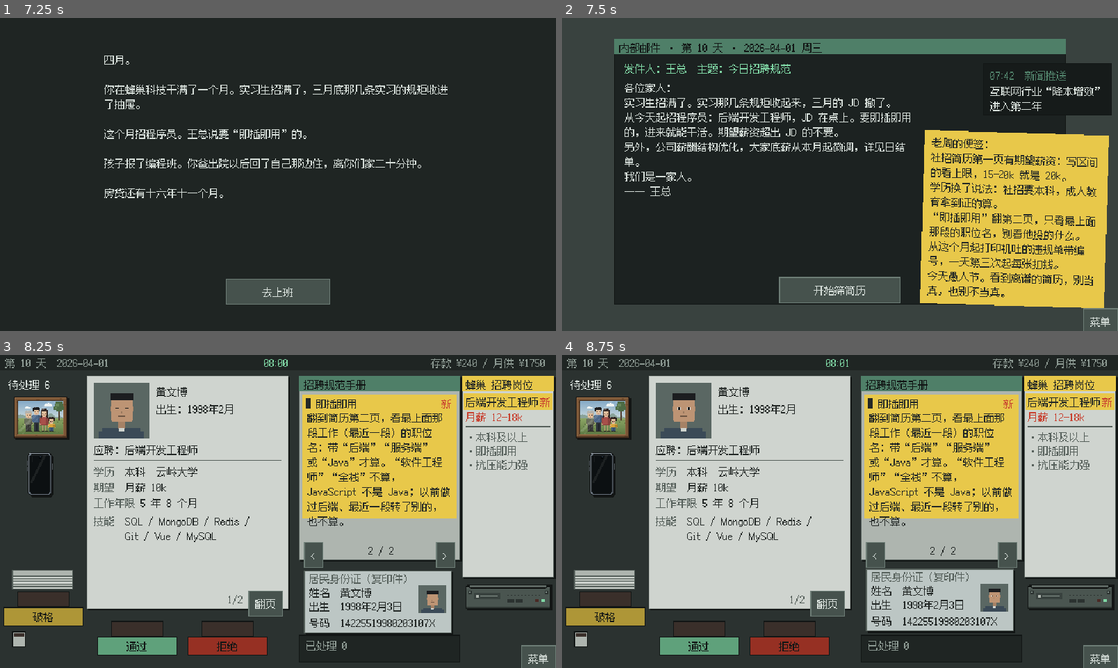
Above: before the commit, frames 1-4 (two rows, left to right).
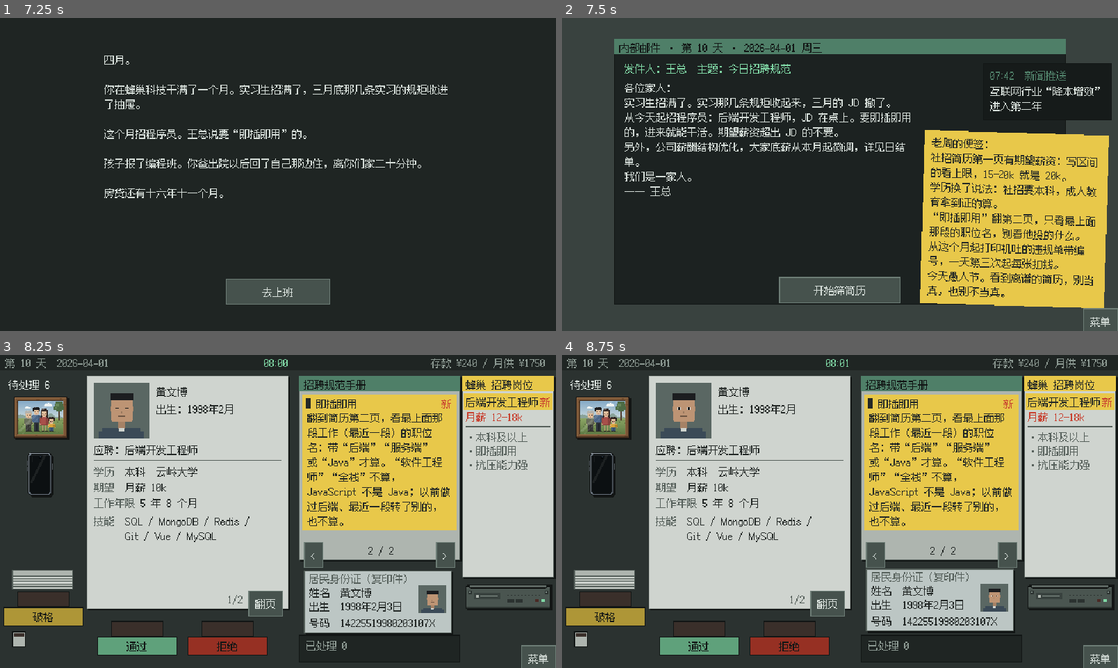
Above: after the commit, the same moments.

Repository: lyujames/hr-exe
Game: Godot game, scene res://scenes/Main.tscn
Same seed, same stepped clock (60 frames per second), same inputs: the game is played once before the commit and once after it.
Inputs:
- Up to frame 1 (7.25 s): click "从第二个月开始" at 0.5 s; click "从第二个月开始" at 1.25 s; click "从第一个月开始" at 2 s; click "从第一个月开始" at 2.75 s; click "收进了抽屉" at 3.5 s; click "退了回去" at 4.25 s; click "让他投个简历试试" at 5 s; click "我也说不上话" at 5.75 s; click "继续" at 6.5 s
- Up to frame 2 (7.5 s): click "去上班" at 7.25 s
- Up to frame 3 (8.25 s): click "开始筛简历" at 8 s
- Up to frame 4 (8.75 s): no input

Frame 1 is identical in both runs. In frame 2, 0.1% of the frame differs, in the area x 90-99%, y 31-33%; in frame 3, 1.0%, in the area x 54-83%, y 52-56%; in frame 4, 1.0%.

Commit message:
Month-2 playtest: rulebook paginates by height, news push fits its text
- Rulebook lays out by the real line height: as many rules per page as fit,
  long rules move whole to the next page, only rules taller than a page split
  (evenly, titled "续"); text no longer runs under the page buttons
- Morning news push box grows with the headline's line count

Co-Authored-By: Claude Opus 5.5 <noreply@anthropic.com>

Diff:
--- a/playtest_month2/game/scripts/screens/MailScreen.gd
+++ b/playtest_month2/game/scripts/screens/MailScreen.gd
@@ -63,7 +63,9 @@
 func _show_push(text: String, fade := false) -> void:
 	var phone := UI.panel(self, Rect2(418, 52, 148, 60), Color("161b1a"), UI.BLACK)
 	UI.label(phone, "07:42　新闻推送", Vector2(8, 6), UI.GREEN_DIM)
-	UI.label(phone, text, Vector2(8, 24), UI.TEXT, 132)
+	var body := UI.label(phone, text, Vector2(8, 24), UI.TEXT, 132)
+	# 标题长了折三四行：框跟着字撑高，底下留一点边
+	phone.size.y = maxf(60.0, 24.0 + body.get_line_count() * (body.get_line_height() + 1) + 8.0)
 	var tween := create_tween()
 	tween.tween_property(phone, "position:x", 418.0, 0.3).from(640.0).set_trans(Tween.TRANS_QUAD)
 	if fade:
--- a/playtest_month2/game/scripts/ui/Rulebook.gd
+++ b/playtest_month2/game/scripts/ui/Rulebook.gd
@@ -1,12 +1,20 @@
 class_name Rulebook extends DraggableDoc
-## 规则手册：每页两条，新规则带便利贴高亮，打开时停在最新一页。
+## 规则手册：按字数排版，一页放得下几条放几条，长的接到下一页，翻页按钮和页码上面不压字。
+## 新规则带便利贴高亮，打开时停在最新那条。
 
 const SIZE := Vector2(186, 212)
-const PER_PAGE := 2
+## 正文从标题栏下面开始，到翻页按钮上面为止
+const TOP := 24.0
+const BOTTOM := 186.0
+const GAP := 4.0
+## 标题一行占的高度，正文底下留的边
+const TITLE_H := 16.0
+const PAD := 4.0
 
 var page := 0
 var _content: Control
 var _page_label: Label
+var _pages: Array = []
 
 
 func setup() -> void:
@@ -21,12 +29,73 @@
 	UI.button(self, "<", Rect2(6, 191, 22, 17), func() -> void: _turn(-1))
 	UI.button(self, ">", Rect2(158, 191, 22, 17), func() -> void: _turn(1))
 	_page_label = UI.label(self, "", Vector2(80, 193), UI.INK)
-	page = _page_count() - 1
+	_paginate()
+	page = _newest_page()
 	_render()
 
 
 func _page_count() -> int:
-	return ceili(float(RuleEngine.active_rules.size()) / PER_PAGE)
+	return maxi(1, _pages.size())
+
+
+## 按真实行高排版：一页放得下几条放几条；一条太长放不下，剩下的行接到下一页（标题写“续”）。
+## 每页是一串片段 {rule, from, count}：从第 from 行起显示 count 行。
+func _paginate() -> void:
+	_pages = []
+	var current: Array = []
+	var y := TOP
+	for rule: Rule in RuleEngine.active_rules:
+		var probe := _body_label(rule, 0.0)
+		var lines := probe.get_line_count()
+		var lh := _line_h(probe)
+		_content.remove_child(probe)
+		probe.free()
+		# 一整页放得下几行正文
+		var cap := maxi(1, int(floor((BOTTOM - TOP - TITLE_H - PAD) / lh)))
+		# 这一页剩下的地方放不下整条：整条挪到新的一页，不从中间断开
+		if not current.is_empty() and y + TITLE_H + lines * lh + PAD > BOTTOM:
+			_pages.append(current)
+			current = []
+			y = TOP
+		if lines <= cap:
+			current.append({"rule": rule, "from": 0, "count": lines})
+			y += TITLE_H + lines * lh + PAD + GAP
+			continue
+		# 比一整页还长：拆成几页，每页行数平均，不剩一行孤零零的“续”
+		var parts := ceili(float(lines) / cap)
+		var per := ceili(float(lines) / parts)
+		var from := 0
+		while from < lines:
+			if not current.is_empty():
+				_pages.append(current)
+				current = []
+				y = TOP
+			var count := mini(per, lines - from)
+			current.append({"rule": rule, "from": from, "count": count})
+			y += TITLE_H + count * lh + PAD + GAP
+			from += count
+	if not current.is_empty():
+		_pages.append(current)
+
+
+func _body_label(rule: Rule, y: float) -> Label:
+	return UI.label(_content, rule.text_key, Vector2(10, y), UI.INK, SIZE.x - 20)
+
+
+func _line_h(l: Label) -> float:
+	return float(l.get_line_height() + l.get_theme_constant("line_spacing"))
+
+
+## 打开时停在最新那条规则开头的那一页。
+func _newest_page() -> int:
+	if RuleEngine.active_rules.is_empty():
+		return 0
+	var newest: Rule = RuleEngine.active_rules.back()
+	for i in _pages.size():
+		for piece: Dictionary in _pages[i]:
+			if piece.rule == newest and piece.from == 0:
+				return i
+	return _page_count() - 1
 
 
 func _turn(delta: int) -> void:
@@ -38,15 +107,18 @@
 func _render() -> void:
 	UI.clear(_content)
 	_page_label.text = "%d / %d" % [page + 1, _page_count()]
-	var rules := RuleEngine.active_rules.slice(page * PER_PAGE, (page + 1) * PER_PAGE)
-	var y := 24.0
-	for rule: Rule in rules:
+	var pieces: Array = _pages[page] if page < _pages.size() else []
+	var y := TOP
+	for piece: Dictionary in pieces:
+		var rule: Rule = piece.rule
 		var sticky := UI.panel(_content, Rect2(4, y - 2, SIZE.x - 8, 0), UI.YELLOW)
 		sticky.visible = rule.day_added == GameState.day
 		if sticky.visible:
 			UI.label(_content, "新", Vector2(SIZE.x - 22, y), UI.RED)
-		UI.label(_content, "▌" + rule.title_key, Vector2(8, y), UI.INK)
-		var body := UI.label(_content, rule.text_key, Vector2(10, y + 16), UI.INK, SIZE.x - 20)
-		var height := 22.0 + body.get_line_count() * 15.0
+		UI.label(_content, "▌" + rule.title_key + ("（续）" if piece.from > 0 else ""), Vector2(8, y), UI.INK)
+		var body := _body_label(rule, y + TITLE_H)
+		body.lines_skipped = piece.from
+		body.max_lines_visible = piece.count
+		var height: float = TITLE_H + piece.count * _line_h(body) + PAD
 		sticky.size.y = height
-		y += height + 4.0
+		y += height + GAP
